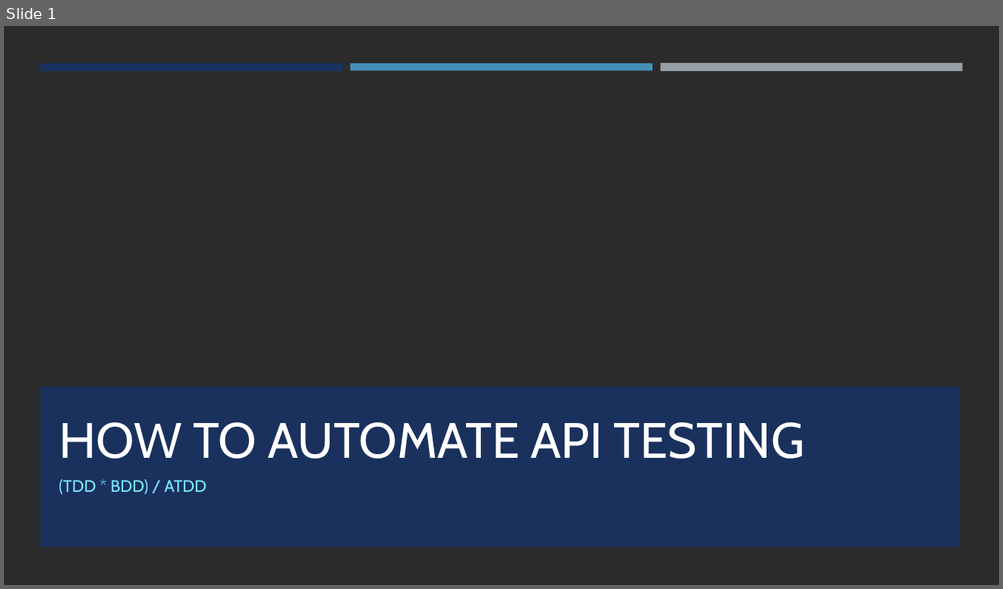
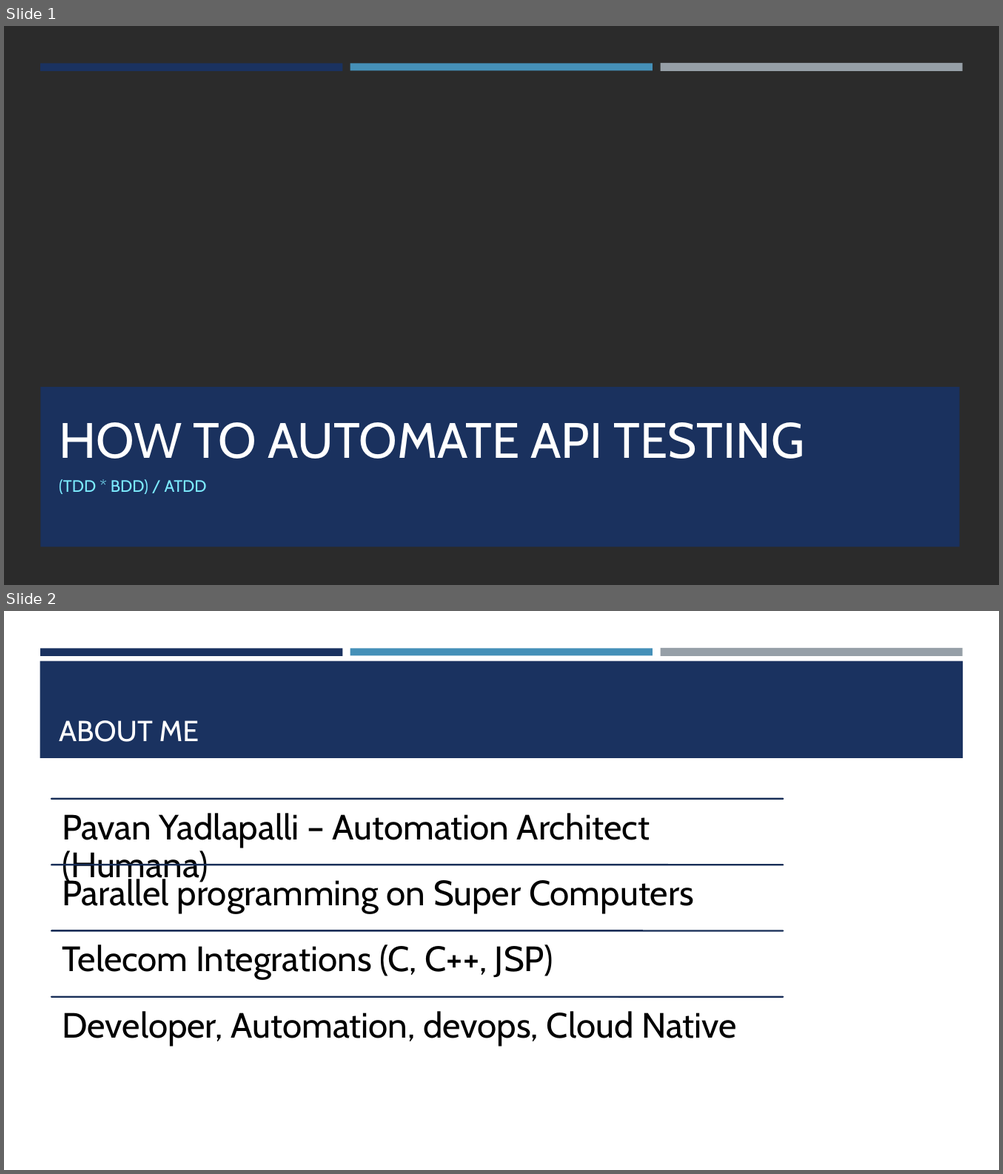
Before and after one commit to jkcpavan/coreTDD, a slide deck: How to Automate API Testing.pptx. Shown one above the other, each under a label of ours: slide 1 before the commit, slides 1 and 2 after it. The pictures are 1003x589 and 1003x1174 pixels, drawn with LibreOffice and Linux fonts; fonts in the diff are those of the drawing; background and template pictures are left out; a plain dark background stands for a picture behind light text. Boxes give left, top, right and bottom in pixels: in the first picture for what was removed or moved away, otherwise in the second. Text is boxed around its words. In the diff, an @@ line names an element or a change of style, - is before the commit and + after.

```diff
--- a/How to Automate API Testing.pptx
+++ b/How to Automate API Testing.pptx
@@ slide 2 added at (4, 611, 999, 1170), background #FFFFFF @@
@@ rectangle added at (40, 648, 343, 655), fill #1A3260 @@
@@ rectangle added at (350, 648, 652, 655), fill #4590B8 @@
@@ rectangle added at (660, 648, 962, 657), fill #969FA7 @@
@@ rectangle added at (40, 661, 963, 758), fill #1A3260 @@
@@ title added at (59, 721, 199, 742), 28 pt, text #FFFEFF @@
+ABOUT ME
@@ group added at (52, 799, 783, 1046): 4 lines, 4 texts @@
+Pavan Yadlapalli – Automation Architect (Humana)
+Parallel programming on Super Computers
+Telecom Integrations (C, C++, JSP)
+Developer, Automation, devops, Cloud Native
```
Also in this commit, not shown: 12 other slides added, 4 slides removed.
